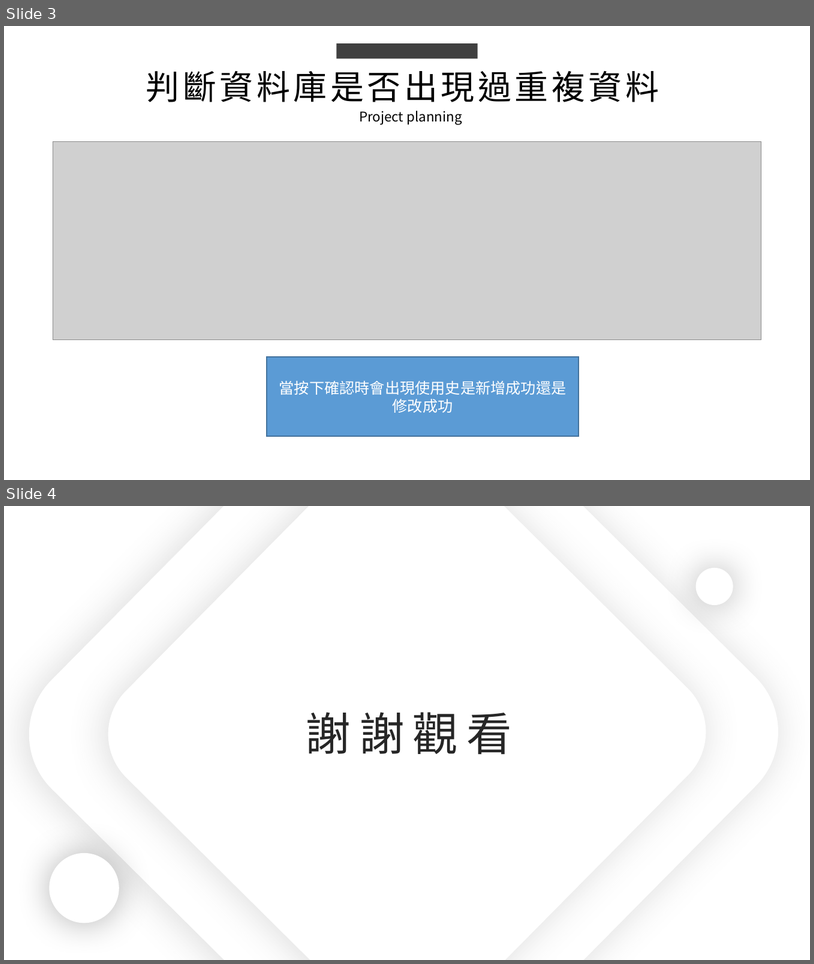
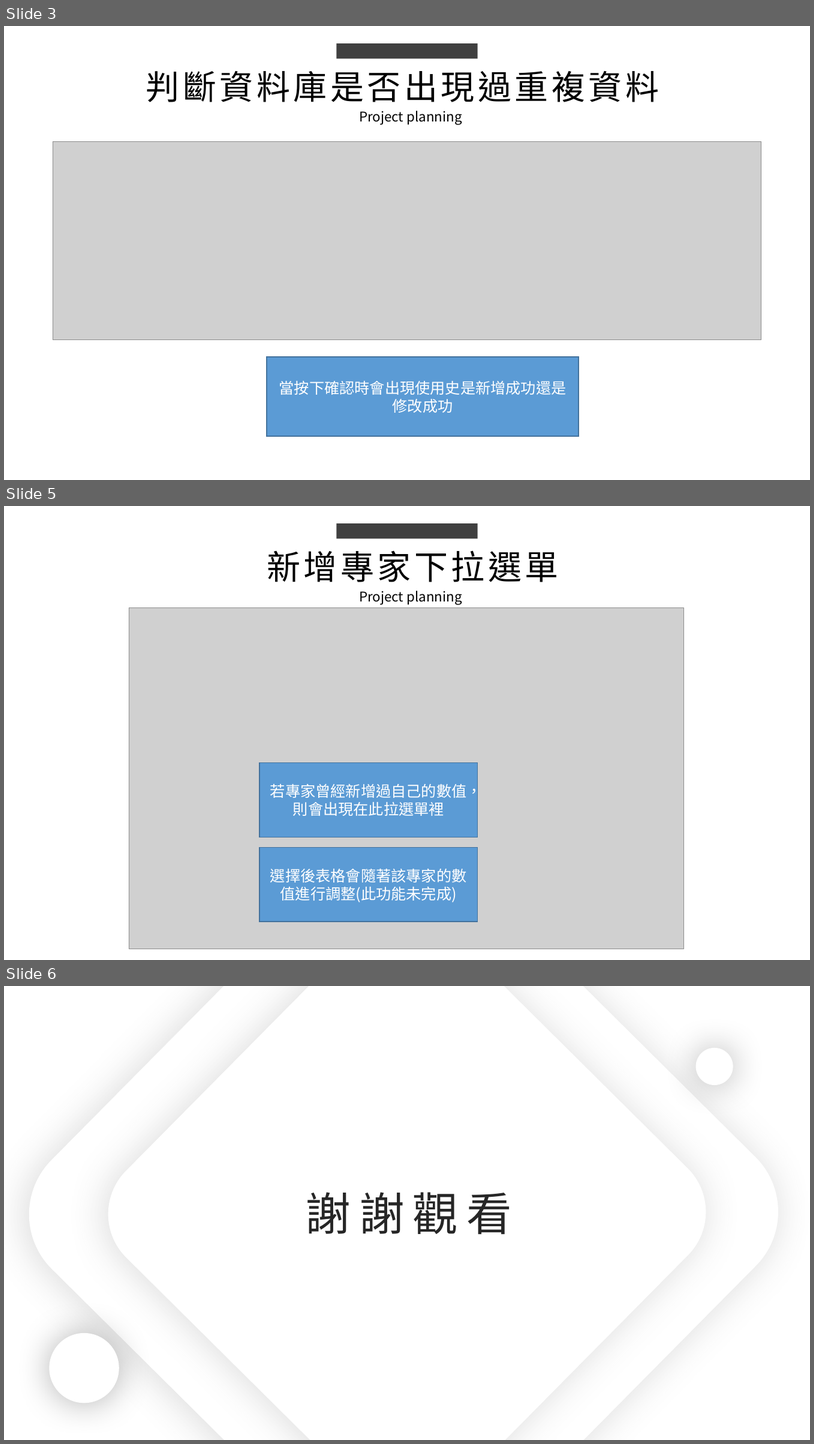
Before and after one commit to king637324/KnowledgeGreenhouseSystem, a slide deck: 工作日報_葉柏漢/2021.10/2021.10.07(加班)_2021.10.08工作日報_葉柏漢.pptx. Shown one above the other, each under a label of ours: slides 3 and 4 before the commit, slides 3, 5 and 6 after it; the slides between them are not shown. The pictures are 814x964 and 814x1444 pixels, drawn with LibreOffice and Linux fonts; fonts in the diff are those of the drawing; grey boxes stand for pictures. Boxes give left, top, right and bottom in pixels: in the first picture for what was removed or moved away, otherwise in the second. Text is boxed around its words. In the diff, an @@ line names an element or a change of style, - is before the commit and + after.

```diff
--- a/工作日報_葉柏漢/2021.10/2021.10.07(加班)_2021.10.08工作日報_葉柏漢.pptx
+++ b/工作日報_葉柏漢/2021.10/2021.10.07(加班)_2021.10.08工作日報_葉柏漢.pptx
@@ slide 5 added at [4, 506, 810, 960], background #FFFFFF @@
@@ rectangle added at [337, 523, 477, 538], fill #404040 @@
@@ text added at [267, 550, 559, 582], 40 pt, text #000000 @@
+新增專家下拉選單
@@ text added at [359, 591, 462, 604], 16 pt, text #000000 @@
+Project planning
@@ picture added at [129, 607, 684, 948] @@
@@ rectangle added at [260, 762, 478, 837], fill #5B9BD5, outline #43739E 1 pt, 18 pt, text #FFFFFF @@
+若專家曾經新增過自己的數值，則會出現在此拉選單裡
@@ rectangle added at [260, 847, 478, 922], fill #5B9BD5, outline #43739E 1 pt, 18 pt, text #FFFFFF @@
+選擇後表格會隨著該專家的數值進行調整(此功能未完成)
@@ what was slide 4 is now slide 6 @@
```
Also in this commit, not shown: 1 slide changed, 1 other slide added, 5 other files.
